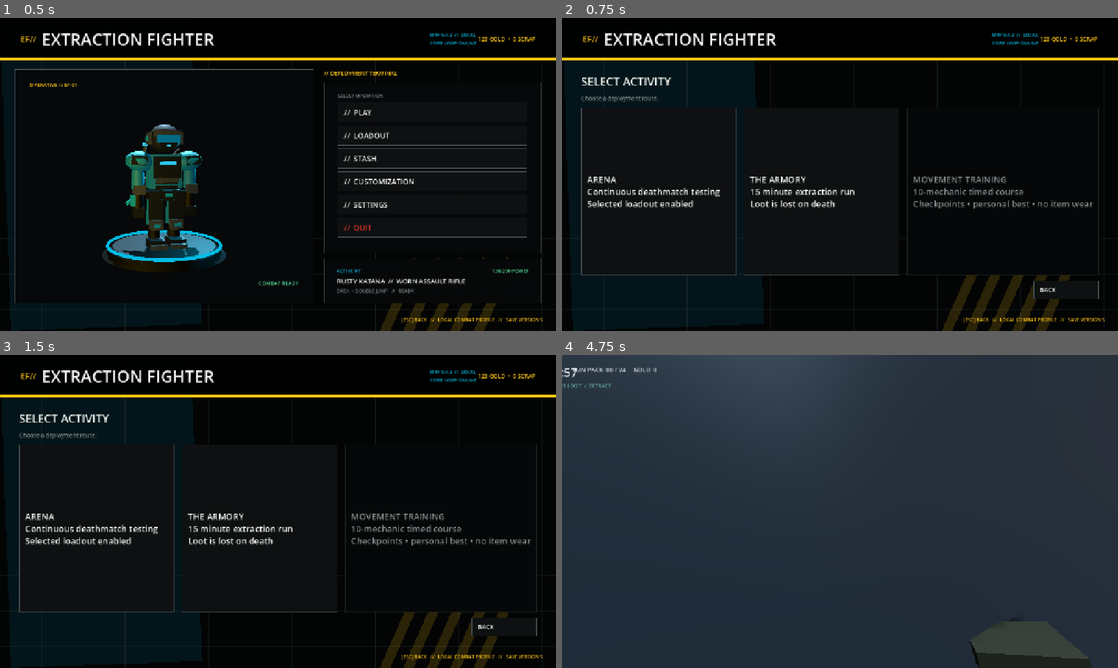
Above: before the commit, frames 1-4 (two rows, left to right).
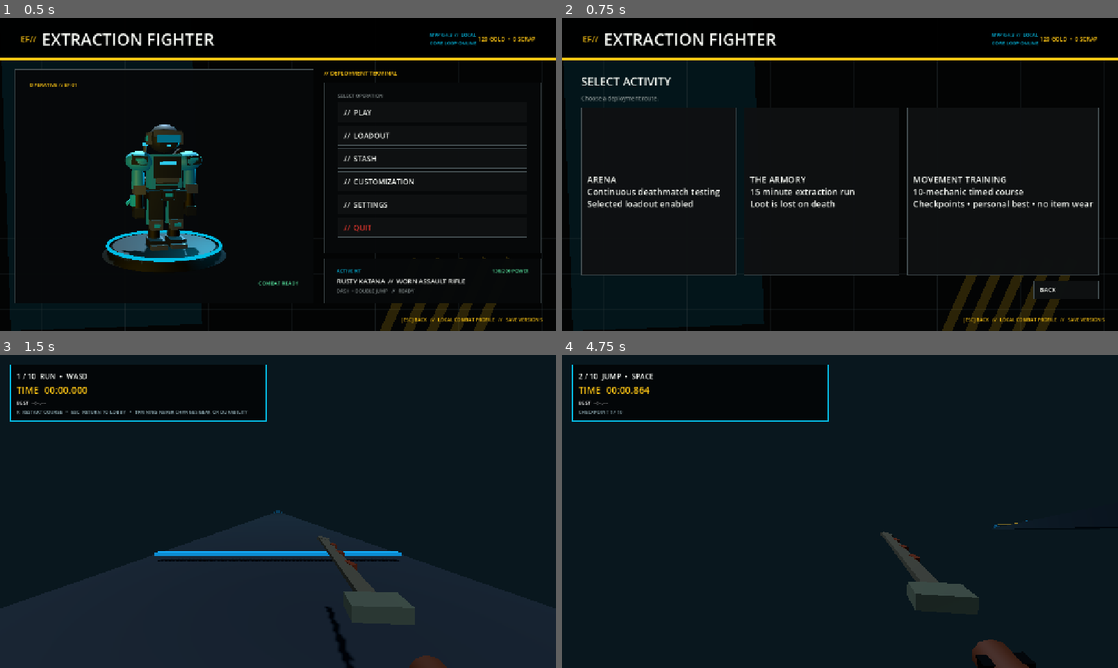
Above: after the commit, the same moments.

Repository: chr0mzyy/extraction-fighter
Game: Godot game, scene res://scenes/lobby.tscn
The game is run twice, just before and just after one commit, with the same random seed, the same clock (stepped at 60 frames per second) and the same inputs.
Inputs (mouse positions are in pixels of both pictures, inside the frame that each line leads up to):
- Up to frame 1 (0.5 s): no input
- Up to frame 2 (0.75 s): click "// PLAY" at 0.5 s
- Up to frame 3 (1.5 s): click (439, 527) at 1.25 s, where only the run after the commit has a clickable "MOVEMENT TRAINING 10-mechanic…"
- Up to frame 4 (4.75 s): click (823, 527) at 2 s, where only the run before the commit has a clickable "THE ARMORY 15 minute extracti…"; tap Enter (ui_accept) at 2.75 s; move the mouse to (867, 511) at 2.77 s; hold Ctrl (crouch) 2.78-3.53 s; hold W (move_forward) from 2.78 s (still down); click (867, 511) at 2.92 s; tap Space (jump) at 3.02, 3.77 s; move the mouse to (812, 511) at 3.52 s; tap F (heavy_attack) at 3.6 s; move the mouse to (851, 505) at 4.27 s; hold X (interact) from 4.28 s (still down)

Frame 1 is identical in both runs. In frame 2, 1.1% of the frame differs, in the area x 62-97%, y 28-83%; in frame 3, 53%; in frame 4, 98%, in the area x 0-100%, y 0-100%.

Commit message:
Fix movement training launch card

Diff:
--- a/scripts/ui/lobby.gd
+++ b/scripts/ui/lobby.gd
@@ -475,7 +475,7 @@
 	arena.pressed.connect(_launch_arena)
 	var dungeon := _activity_card(cards, "THE ARMORY", "15 minute extraction run\nLoot is lost on death", true)
 	dungeon.pressed.connect(_launch_dungeon)
-	var training := _activity_card(cards, "MOVEMENT TRAINING", "10-mechanic timed course\nCheckpoints • personal best • no item wear", false)
+	var training := _activity_card(cards, "MOVEMENT TRAINING", "10-mechanic timed course\nCheckpoints • personal best • no item wear", true)
 	training.name = "MovementTrainingCard"
 	training.pressed.connect(_launch_training)
 	_add_back_button(content)
@@ -2306,6 +2306,11 @@
 		var activity_cards := find_child("ActivityCards", true, false) as HBoxContainer
 		if activity_cards == null or activity_cards.get_child_count() != 3:
 			failures.append("%dx%d play screen did not contain three activity cards" % [test_size.x, test_size.y])
+		var training_card := find_child("MovementTrainingCard", true, false) as Button
+		if training_card == null:
+			failures.append("%dx%d movement training card is missing" % [test_size.x, test_size.y])
+		elif training_card.disabled or not training_card.pressed.has_connections():
+			failures.append("%dx%d movement training card is disabled or cannot launch the course" % [test_size.x, test_size.y])
 	if failures.is_empty():
 		print("LOBBY_LAYOUT_OK: lobby, loadout, stash, settings, keybinds and three activity cards fit 1280x720, 1920x1080 and 2560x1440")
 		get_tree().quit(0)
